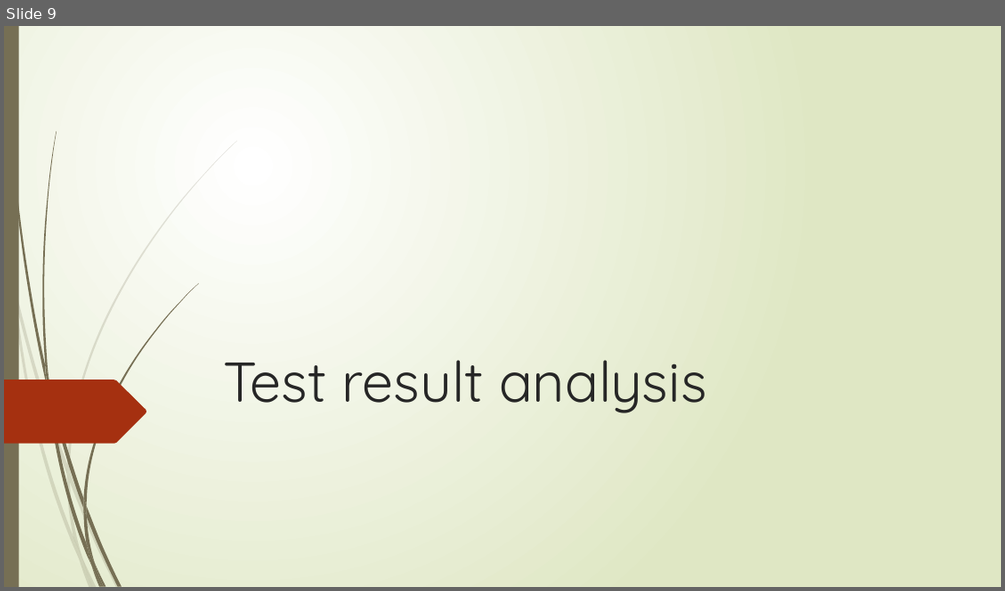
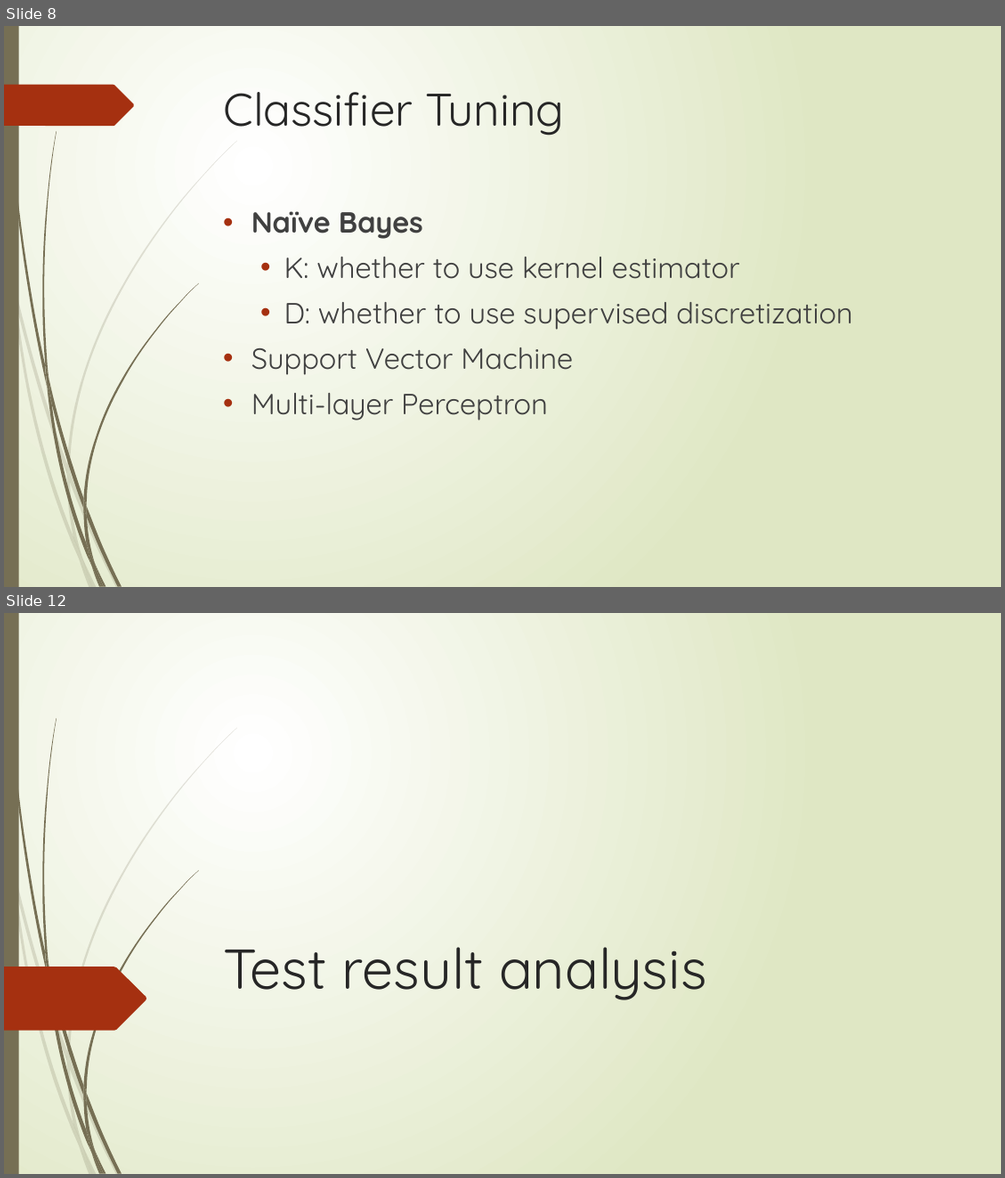
Before and after one commit to XiaokuanOSU/AI2report, a slide deck: PPTGroup10.pptx. Shown one above the other, each under a label of ours: slide 9 before the commit, slides 8 and 12 after it; the slides between them are not shown. The pictures are 1005x591 and 1005x1178 pixels, drawn with LibreOffice and Linux fonts; fonts in the diff are those of the drawing. Boxes give left, top, right and bottom in pixels: in the first picture for what was removed or moved away, otherwise in the second. Text is boxed around its words. In the diff, an @@ line names an element or a change of style, - is before the commit and + after.

```diff
--- a/PPTGroup10.pptx
+++ b/PPTGroup10.pptx
@@ slide 8 added at (4,26,1001,587), background gradient #FFFFFF to #DFE8C4; not listed: 23 template elements that a slide beside it also shows @@
@@ freeform shape added at (4,85,134,126), fill #A53010 @@
@@ title added at (224,92,564,135), 44 pt, text #262626 @@
+Classifier Tuning
@@ text added at (251,211,852,420), 28 pt, text #404040 @@
+• Naïve Bayes
+  • K: whether to use kernel estimator
+  • D: whether to use supervised discretization
+• Support Vector Machine
+• Multi-layer Perceptron
@@ what was slide 9 is now slide 12 @@
```
Also in this commit, not shown: 3 slides changed, 2 other slides added.
